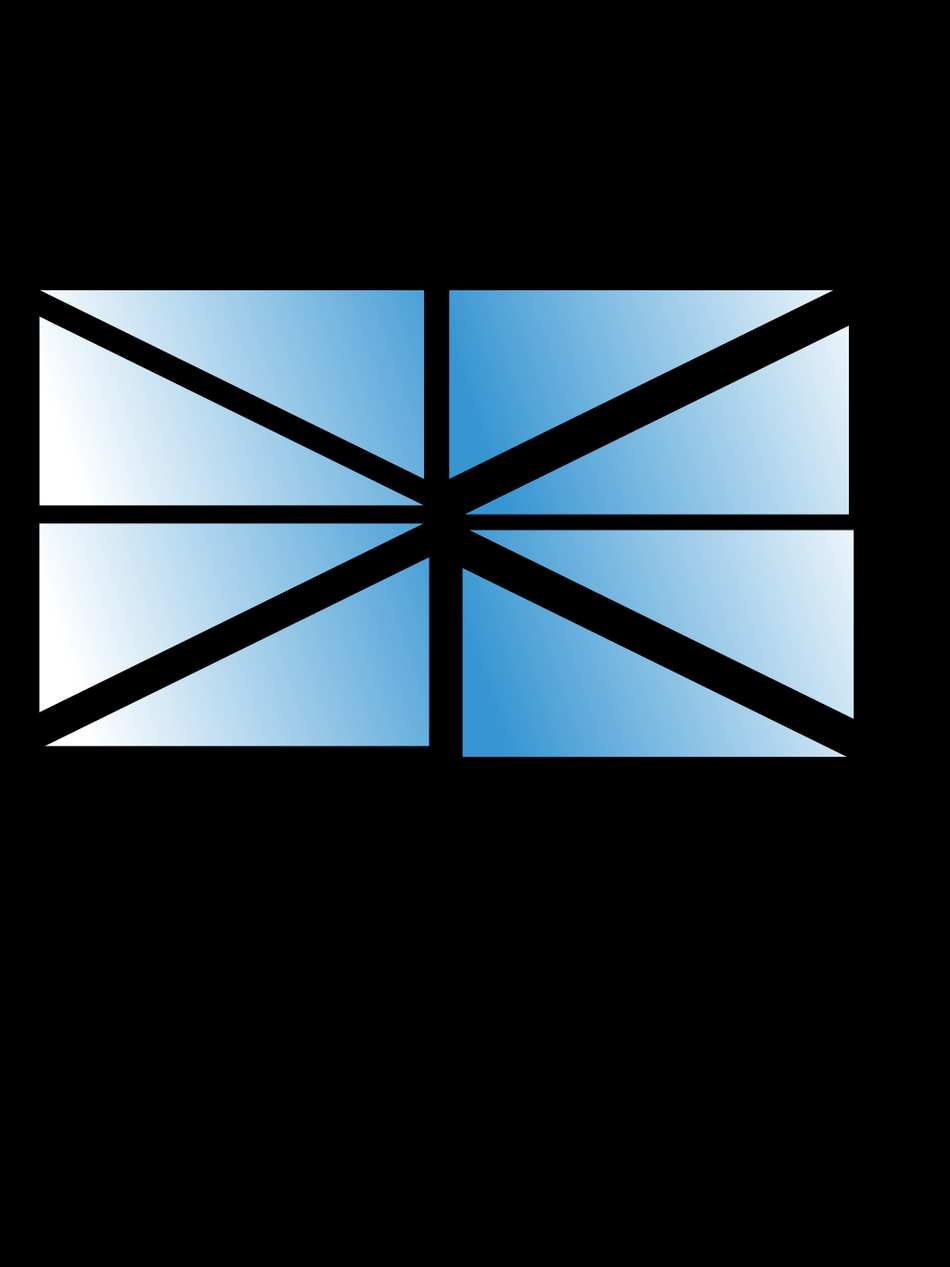
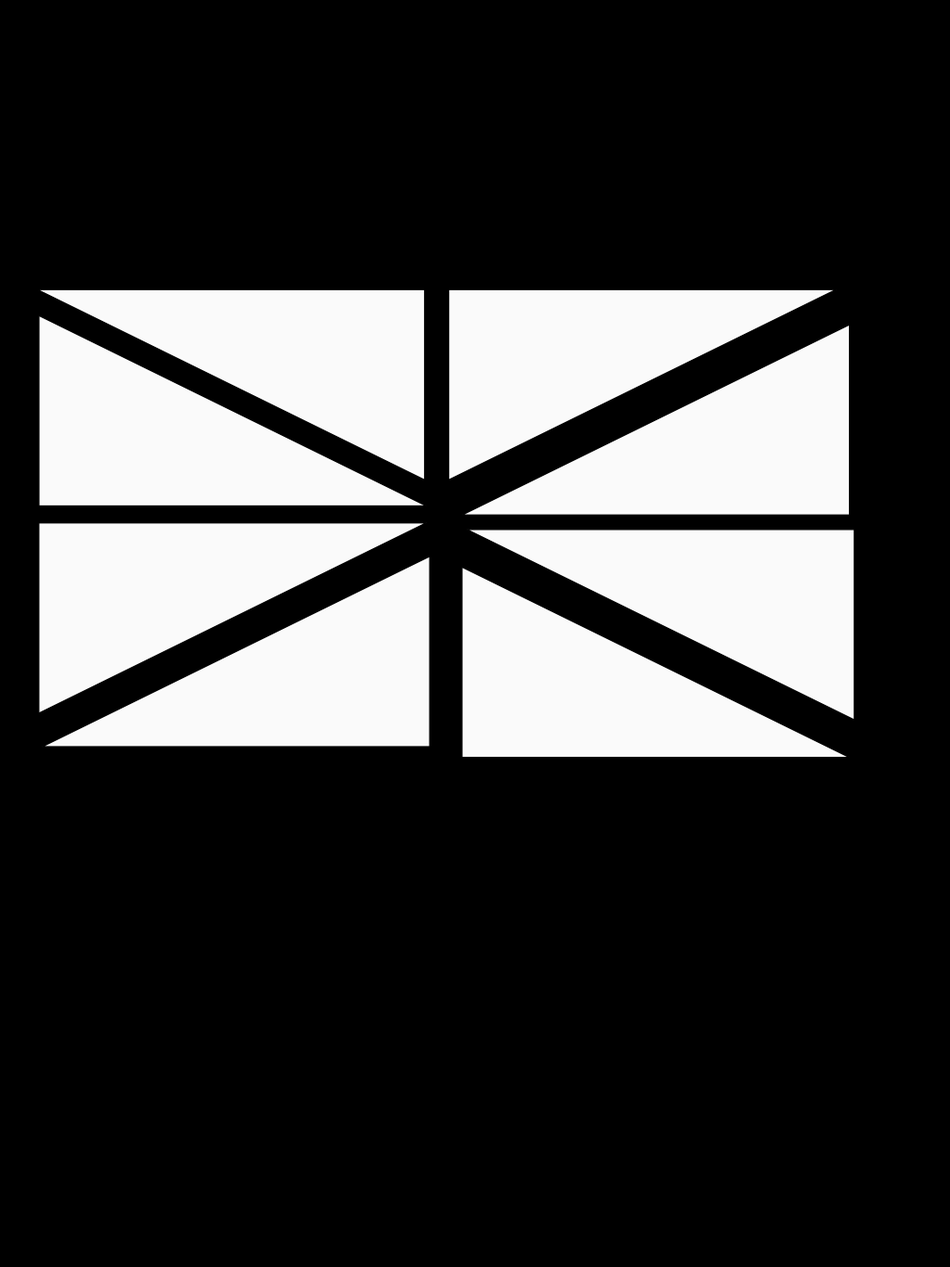
Layered file, before and after one edit (w=950, h=1267). Changes by layer:
painted on "Layer 8" over [460, 566, 849, 758]
painted on "Layer 7" over [461, 324, 849, 516]
painted on "Layer 6" over [41, 555, 431, 748]
painted on "Layer 5" over [38, 522, 427, 713]
painted on "Layer 4" over [448, 289, 837, 481]
painted on "Layer 3" over [466, 528, 855, 721]
painted on "Layer 2" over [39, 289, 425, 481]
painted on "Layer 1" over [38, 316, 427, 507]
